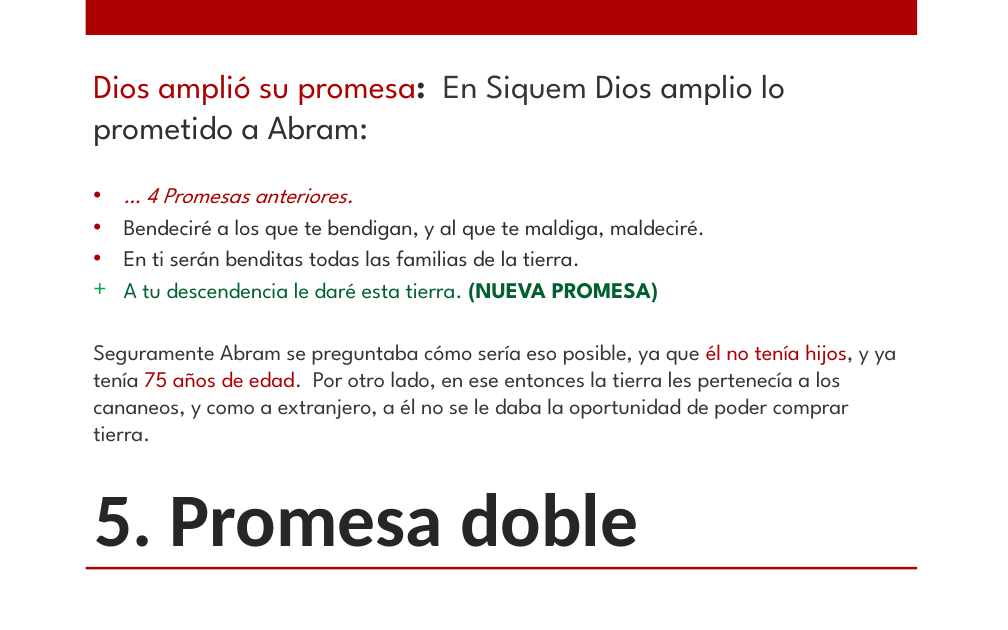
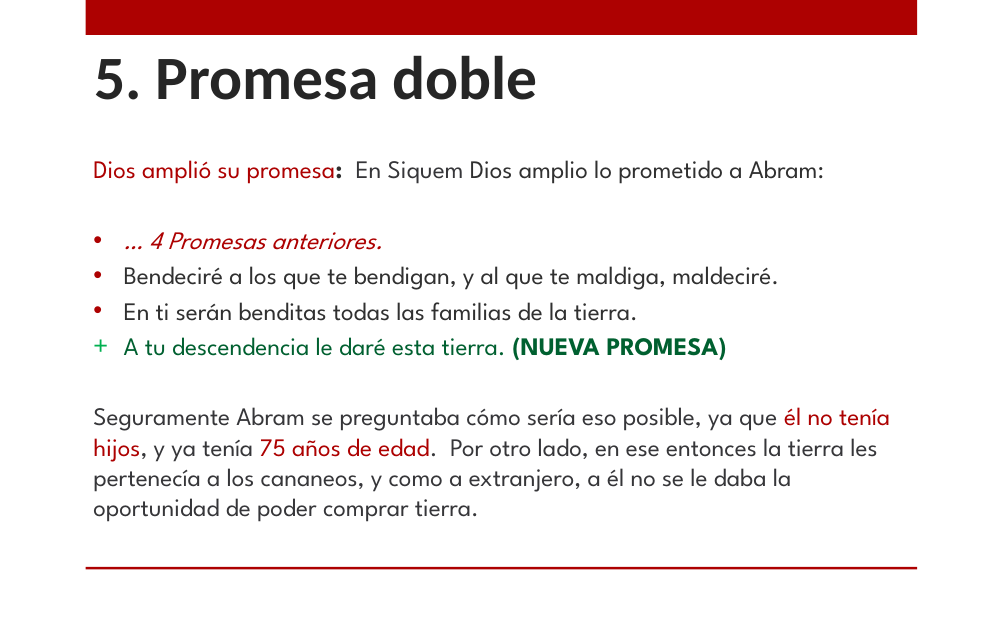
Before and after one commit to CreyTuning/documents, a slide deck: slide 11 of slideshow/Estudios Biblicos/3.-Genesis_1.pptx. Drawn at 1008x630 pixels with LibreOffice and Linux fonts; fonts in the diff are those of the drawing; background and template pictures are left out. Boxes give left, top, right and bottom in pixels: in the first picture for what was removed or moved away, otherwise in the second. Text is boxed around its words. In the diff, an @@ line names an element or a change of style, - is before the commit and + after.

```diff
--- a/slideshow/Estudios Biblicos/3.-Genesis_1.pptx
+++ b/slideshow/Estudios Biblicos/3.-Genesis_1.pptx
@@ text "5. Promesa doble": place and size @@
-text "5. Promesa doble" at [94, 493, 638, 547]
+text "5. Promesa doble" at [94, 55, 538, 100]
@@ text "5. Promesa doble" at [94, 55, 538, 100]: size 54 to 44 pt; vertical alignment bottom to middle @@
@@ text "Dios amplió su promesa: En ...": place and size @@
-text "Dios amplió su promesa: En ..." at [93, 75, 897, 442]
+text "Dios amplió su promesa: En ..." at [93, 160, 890, 522]
@@ text "Dios amplió su promesa: En ..." at [93, 160, 890, 522]: size 24 to 18 pt in "Dios amplió su promesa: En Siquem Dios ..."; size 16 to 18 pt in "… 4 Promesas anteriores.", "Bendeciré a los que te bendigan, y ...", "En ti serán benditas todas las familias ...", "A tu descendencia le daré esta tierra. ..." and 1 more places; less space between paragraphs @@
```
Also in this commit, not shown: 12 other slides changed.
